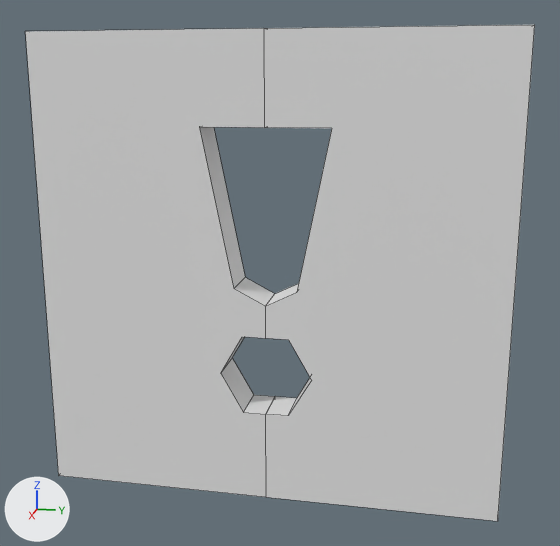
The FBX model Assets/Project/Models/doorCode_export.fbx as it was, and as the next commit left it.
Rendered twice from a 50 mm camera at (15.8, 3.38, 8.99) aimed at (-0.05, 0.21, 5.03). The axes (+X, +Y, +Z) are drawn at lower left. The lights are the same throughout. Mesh edges are drawn as thin lines. Where no turn or scale is listed for an object, it has been applied to the vertices.

Names of what the first picture shows: 'DoorRight', 'DoorRight.001'.
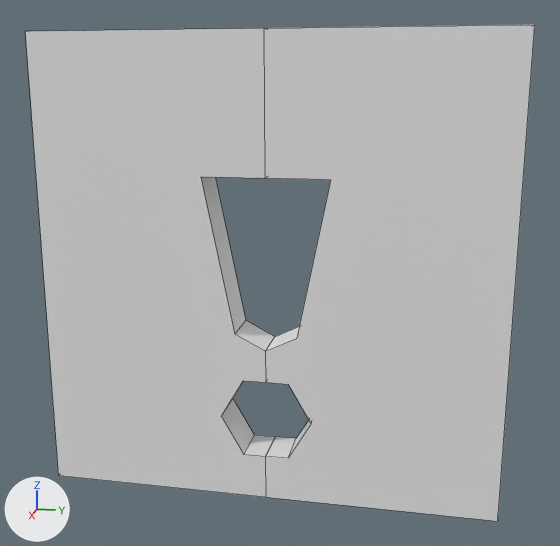
The change in detail:
me_cube_006 has 26 vertices, 15 faces and spans x -0.5..0.5, y -5.0..0.0, z -5.0..5.0.
me_cube_006 is used by ob_doorright_001; location (0.0, 0.0, 5.0).
me_cube_006 part 2: all 18 vertices in x -0.5..0.5, y -1.34..0.0, z -3.0..3.12 are moved by (0.0, 0.0, -1.0).
me_cube_001 has 26 vertices, 15 faces and spans x -0.5..0.5, y 0.0..5.0, z -5.0..5.0.
me_cube_001 is used by ob_doorright; location (0.0, 0.0, 5.0).
me_cube_001 part 1: all 18 vertices in x -0.5..0.5, y 0.0..1.34, z -3.0..3.12 are moved by (0.0, 0.0, -1.0).

Boxes [x1, y1, x2, y2] around the edits, measured in the pictures (560 x 546 px; the box of a moved part takes in the faces that stretch with it):
part 1 of me_cube_001, moved or reshaped
    both: [264, 64, 335, 479]
part 2 of me_cube_006, moved or reshaped
    both: [196, 64, 275, 479]
